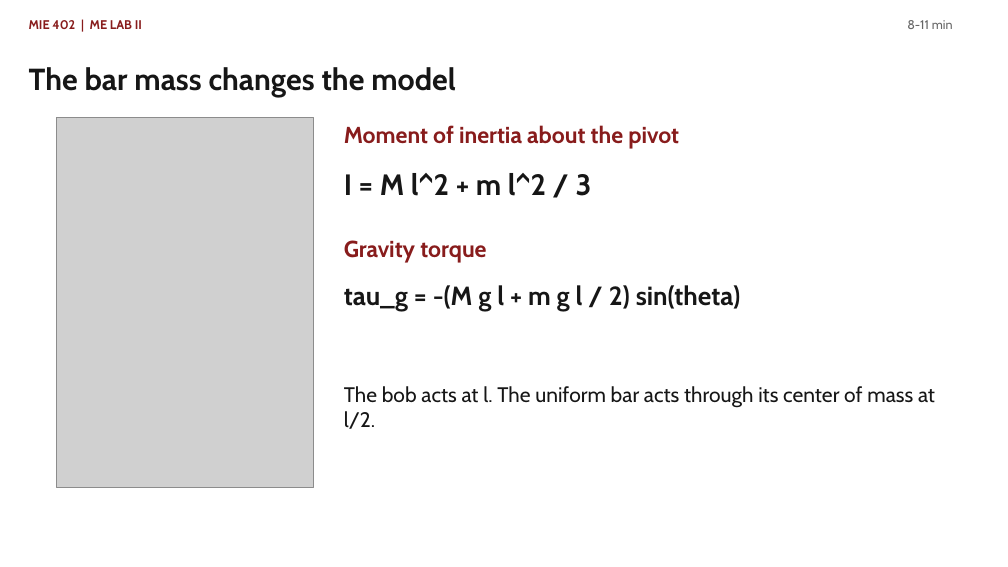
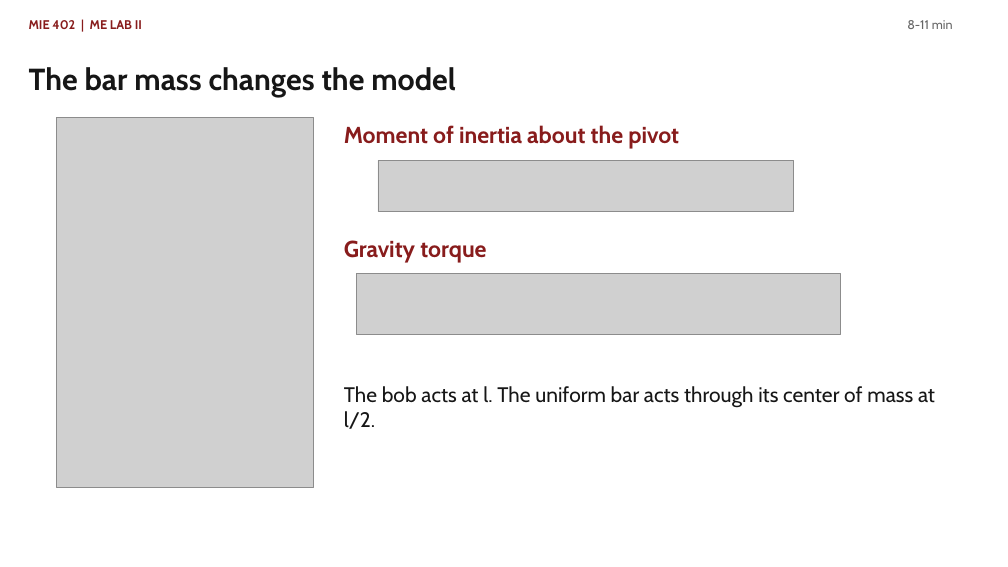
Before and after one commit to Ehsan-Roohi/MIE402-Lab, a slide deck: slide 5 of site/docs/MIE402_Lecture03_Single_Pendulum_PreLab2_Fall2026.pptx. Drawn at 1008x567 pixels with LibreOffice and Linux fonts; fonts in the diff are those of the drawing; grey boxes stand for pictures. Boxes give left, top, right and bottom in pixels: in the first picture for what was removed or moved away, otherwise in the second. Text is boxed around its words. In the diff, an @@ line names an element or a change of style, - is before the commit and + after.

```diff
--- a/site/docs/MIE402_Lecture03_Single_Pendulum_PreLab2_Fall2026.pptx
+++ b/site/docs/MIE402_Lecture03_Single_Pendulum_PreLab2_Fall2026.pptx
@@ text removed at (344,173,592,196) @@
-I = M l^2 + m l^2 / 3
@@ picture added at (378,160,794,212) @@
@@ text removed at (344,285,741,312) @@
-tau_g = -(M g l + m g l / 2) sin(theta)
@@ picture added at (357,274,841,334) @@
```
Also in this commit, not shown: 7 other slides changed, 4 other files.
